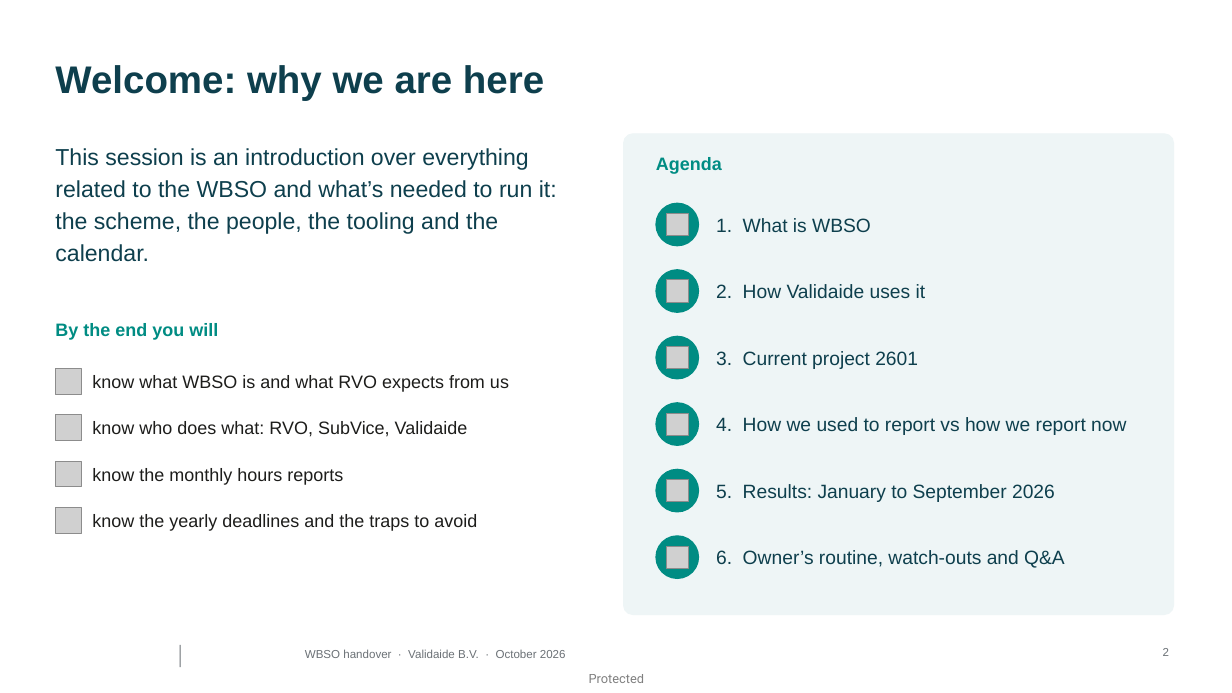
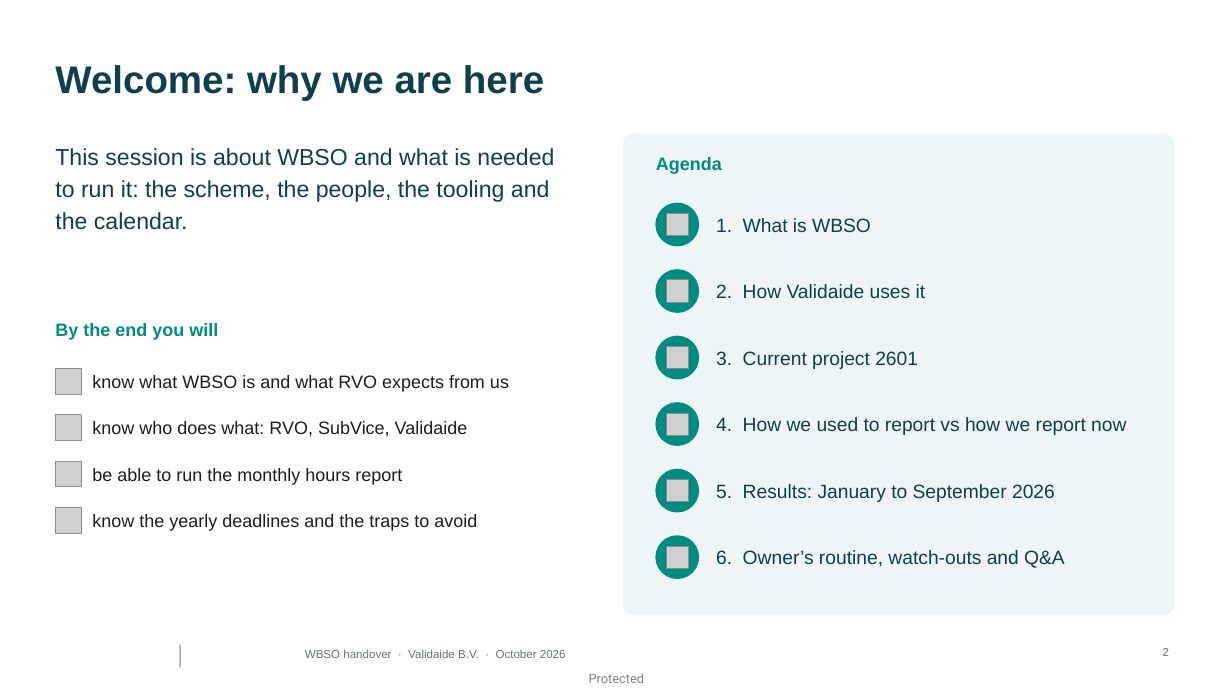
Before and after one commit to validaide-gianluigi-disconzi/reporting-utils, a slide deck: slide 2 of wbso/docs/WBSO_handover.pptx. Drawn at 1232x693 pixels with LibreOffice and Linux fonts; fonts in the diff are those of the drawing; grey boxes stand for pictures; background and template pictures are left out. Boxes give left, top, right and bottom in pixels: in the first picture for what was removed or moved away, otherwise in the second. Text is boxed around its words. In the diff, an @@ line names an element or a change of style, - is before the commit and + after.

```diff
--- a/wbso/docs/WBSO_handover.pptx
+++ b/wbso/docs/WBSO_handover.pptx
@@ text at [55, 148, 554, 230]: text changed @@
-This session is an introduction over everything related to the WBSO and what’s needed to run it: the scheme, the people, the tooling and the calendar.
+This session is about WBSO and what is needed to run it: the scheme, the people, the tooling and the calendar.
@@ text at [92, 468, 402, 485]: text changed @@
-know the monthly hours reports
+be able to run the monthly hours report
```
Also in this commit, not shown: 6 other slides changed, 2 other files.
